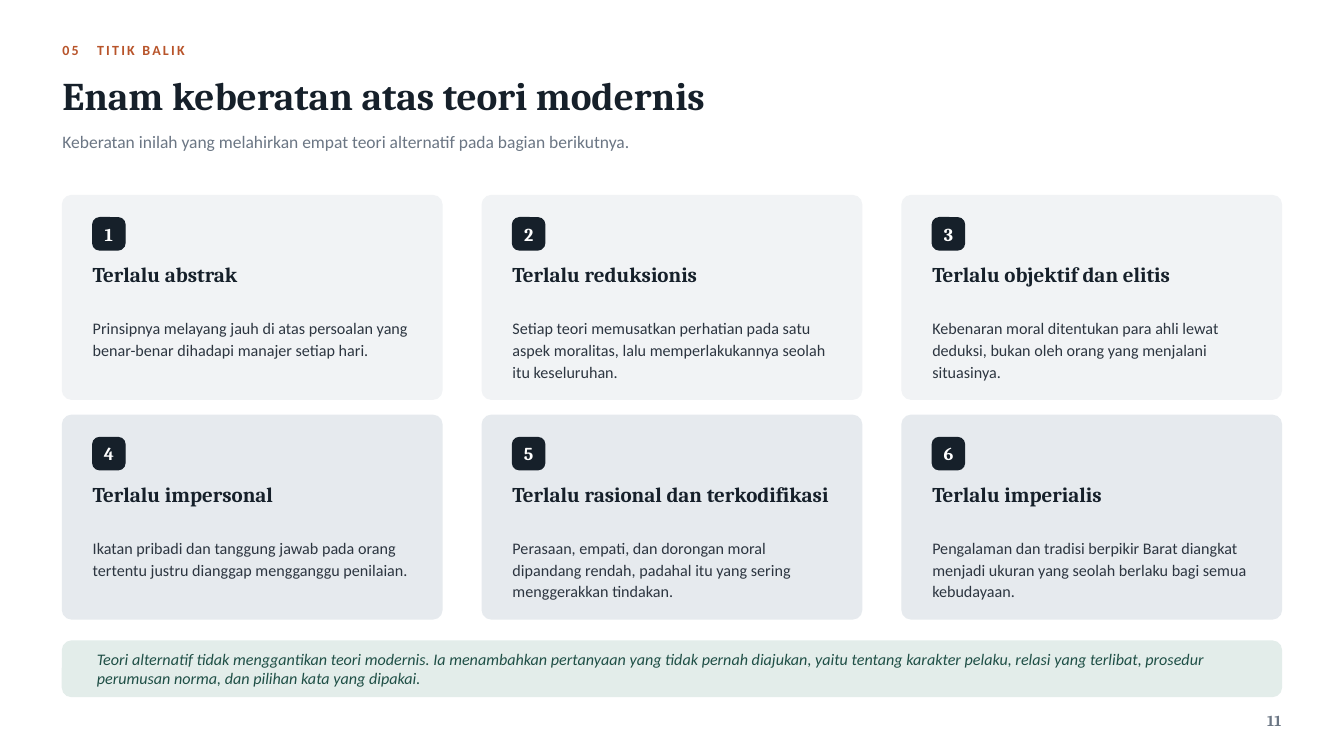
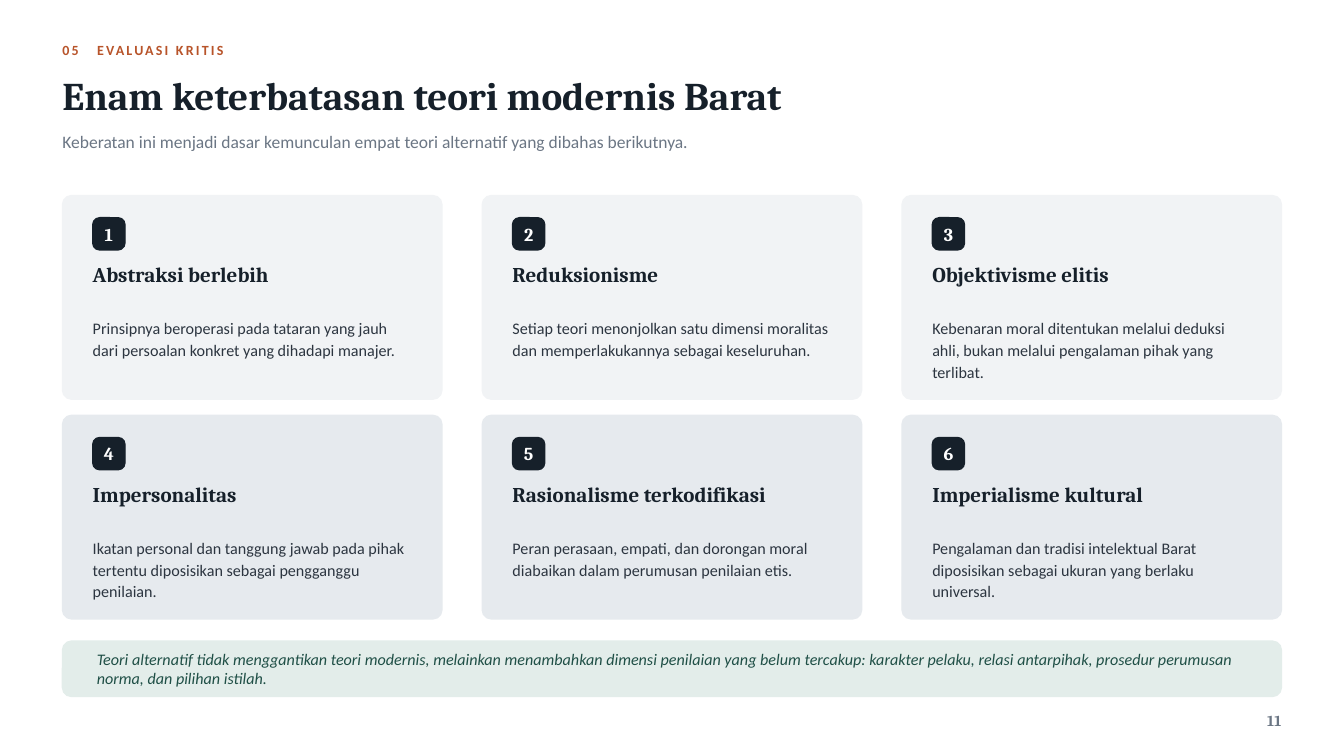
Before and after one commit to aslihabnuri/Dom-Manipulation, a slide deck: slide 11 of business-ethics/Evaluating-Business-Ethics-Hilirisasi-Nikel.pptx. Drawn at 1344x756 pixels with LibreOffice and Linux fonts; fonts in the diff are those of the drawing. Boxes give left, top, right and bottom in pixels: in the first picture for what was removed or moved away, otherwise in the second. Text is boxed around its words. In the diff, an @@ line names an element or a change of style, - is before the commit and + after.

```diff
--- a/business-ethics/Evaluating-Business-Ethics-Hilirisasi-Nikel.pptx
+++ b/business-ethics/Evaluating-Business-Ethics-Hilirisasi-Nikel.pptx
@@ text at (62,46,78,55): text changed @@
-05 TITIK BALIK
+05 EVALUASI KRITIS
@@ text at (62,82,781,111): text changed @@
-Enam keberatan atas teori modernis
+Enam keterbatasan teori modernis Barat
@@ text at (62,136,688,151): text changed @@
-Keberatan inilah yang melahirkan empat teori alternatif pada bagian berikutnya.
+Keberatan ini menjadi dasar kemunculan empat teori alternatif yang dibahas berikutnya.
@@ text at (93,267,268,282): text changed @@
-Terlalu abstrak
+Abstraksi berlebih
@@ text at (512,267,658,282): text changed @@
-Terlalu reduksionis
+Reduksionisme
@@ text at (932,267,1108,287): text changed @@
-Terlalu objektif dan elitis
+Objektivisme elitis
@@ text at (93,323,395,359): text changed @@
-Prinsipnya melayang jauh di atas persoalan yang benar-benar dihadapi manajer setiap hari.
+Prinsipnya beroperasi pada tataran yang jauh dari persoalan konkret yang dihadapi manajer.
@@ text at (512,323,828,359): text changed @@
-Setiap teori memusatkan perhatian pada satu aspek moralitas, lalu memperlakukannya seolah itu keseluruhan.
+Setiap teori menonjolkan satu dimensi moralitas dan memperlakukannya sebagai keseluruhan.
@@ text at (932,323,1225,378): text changed @@
-Kebenaran moral ditentukan para ahli lewat deduksi, bukan oleh orang yang menjalani situasinya.
+Kebenaran moral ditentukan melalui deduksi ahli, bukan melalui pengalaman pihak yang terlibat.
@@ text at (93,487,237,507): text changed @@
-Terlalu impersonal
+Impersonalitas
@@ text at (512,487,766,502): text changed @@
-Terlalu rasional dan terkodifikasi
+Rasionalisme terkodifikasi
@@ text at (932,487,1143,507): text changed @@
-Terlalu imperialis
+Imperialisme kultural
@@ text at (93,543,404,600): text changed @@
-Ikatan pribadi dan tanggung jawab pada orang tertentu justru dianggap mengganggu penilaian.
+Ikatan personal dan tanggung jawab pada pihak tertentu diposisikan sebagai pengganggu penilaian.
@@ text at (512,543,807,579): text changed @@
-Perasaan, empati, dan dorongan moral dipandang rendah, padahal itu yang sering menggerakkan tindakan.
+Peran perasaan, empati, dan dorongan moral diabaikan dalam perumusan penilaian etis.
@@ text at (932,543,1197,597): text changed @@
-Pengalaman dan tradisi berpikir Barat diangkat menjadi ukuran yang seolah berlaku bagi semua kebudayaan.
+Pengalaman dan tradisi intelektual Barat diposisikan sebagai ukuran yang berlaku universal.
@@ text at (97,654,1232,687): text changed @@
-Teori alternatif tidak menggantikan teori modernis. Ia menambahkan pertanyaan yang tidak pernah diajukan, yaitu tentang karakter pelaku, relasi yang terlibat, prosedur perumusan norma, dan pilihan kata yang dipakai.
+Teori alternatif tidak menggantikan teori modernis, melainkan menambahkan dimensi penilaian yang belum tercakup: karakter pelaku, relasi antarpihak, prosedur perumusan norma, dan pilihan istilah.
```
Also in this commit, not shown: 19 other slides changed, 1 other file.
